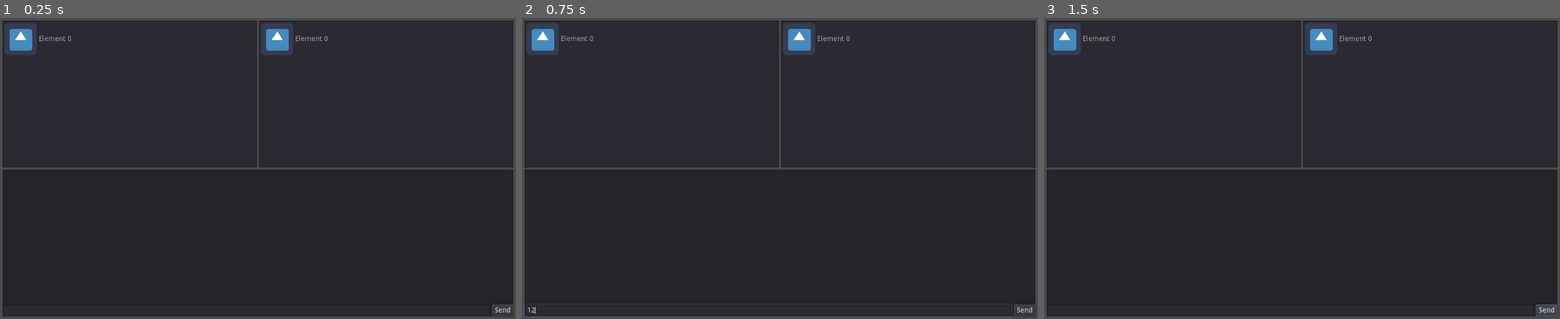
Above: before the commit, frames 1-3 (left to right).
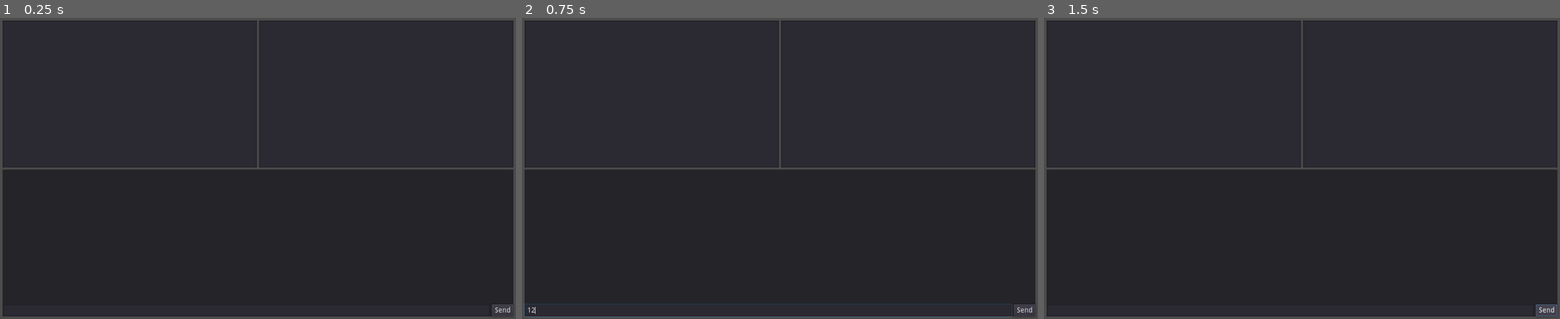
Above: after the commit, the same moments.

Repository: MrJustreborn/BattleMess
Game: Godot game, scene res://ui/lobby.tscn
Same seed, same stepped clock (60 frames per second), same inputs: the game is played once before the commit and once after it. This scene is started directly instead of the project's main scene. The engine's default icon, where the game draws it, is replaced by a stand-in: a white triangle on a blue panel in a dark square.
Inputs (mouse positions are in pixels of both pictures, inside the frame that each line leads up to):
- Up to frame 1 (0.25 s): no input
- Up to frame 2 (0.75 s): click (769, 309) at 0.52 s; type "12" at 0.6 s
- Up to frame 3 (1.5 s): click "Send" at 1.25 s

The runs differ from the first frame. In frame 1, 1.4% of the frame differs, in the area x 0-64%, y 1-13%; in frame 2, 1.4%; in frame 3, 1.4%.

Commit message:
Use signal for players added

Diff:
--- a/godot/singelton/network.gd
+++ b/godot/singelton/network.gd
@@ -3,6 +3,8 @@
 onready var globals = $"/root/globals";
 
 var players = {};
+
+signal updated_players(list)
 
 func _ready():
 	print("\n===\n")
@@ -79,6 +81,7 @@
 remote func update_player_list():
 	for x in players:
 		print("Player: ", x, " -> ", players[x]);
+	emit_signal("updated_players", players) # todo: is this the right place?
 
 
 
--- a/godot/ui/lobby.gd
+++ b/godot/ui/lobby.gd
@@ -8,12 +8,10 @@
 onready var team_2 = $VBoxContainer/HBoxContainer/Panel2/ItemList
 
 func _ready():
-	get_tree().connect("network_peer_connected", self, "_player_connected")
-	pass
+	network.connect("updated_players", self, "_player_connected");
+	_update_player_list();
 
-func _player_connected(id):
-	yield(get_tree(), "idle_frame");
-	yield(get_tree(), "idle_frame");
+func _player_connected(newList):
 	rpc("_update_player_list")
 
 remotesync func _update_player_list():
--- a/godot/ui/main_menu.gd
+++ b/godot/ui/main_menu.gd
@@ -5,6 +5,7 @@
 onready var port = get_node("VBoxContainer/HBoxContainer2/port");
 onready var player_name = get_node("VBoxContainer/HBoxContainer3/name");
 onready var level_select_popup = $WindowDialog
+onready var team_select_popup = $WindowDialog2
 
 func _ready():
 	pass
@@ -18,6 +19,8 @@
 	_set_address()
 	level_select_popup.popup_centered()
 	yield(level_select_popup, "hide");
+	team_select_popup.popup_centered()
+	yield(team_select_popup, "hide");
 	if $"/root/network".host_server() == OK:
 		get_tree().change_scene("res://ui/lobby.tscn"); #TODO: goto lobby
 	else:
@@ -26,6 +29,8 @@
 
 func _on_Join_pressed():
 	_set_address()
+	team_select_popup.popup_centered()
+	yield(team_select_popup, "hide");
 	if $"/root/network".join_server() == OK:
 		get_tree().change_scene("res://ui/lobby.tscn"); #TODO: goto lobby
 	else:
--- a/godot/ui/main_menu.tscn
+++ b/godot/ui/main_menu.tscn
@@ -176,5 +176,32 @@
 margin_right = 41.0
 margin_bottom = 20.0
 text = "Start"
+
+[node name="WindowDialog2" type="WindowDialog" parent="."]
+margin_left = 20.0
+margin_top = 238.0
+margin_right = 553.0
+margin_bottom = 492.0
+
+[node name="HBoxContainer" type="HBoxContainer" parent="WindowDialog2"]
+anchor_right = 1.0
+anchor_bottom = 1.0
+size_flags_horizontal = 3
+size_flags_vertical = 3
+
+[node name="Button" type="Button" parent="WindowDialog2/HBoxContainer"]
+margin_right = 264.0
+margin_bottom = 254.0
+size_flags_horizontal = 3
+size_flags_vertical = 3
+text = "Team 1"
+
+[node name="Button2" type="Button" parent="WindowDialog2/HBoxContainer"]
+margin_left = 268.0
+margin_right = 533.0
+margin_bottom = 254.0
+size_flags_horizontal = 3
+size_flags_vertical = 3
+text = "Team 2"
 [connection signal="pressed" from="VBoxContainer/HBoxContainer/Host" to="." method="_on_Host_pressed"]
 [connection signal="pressed" from="VBoxContainer/HBoxContainer/Join" to="." method="_on_Join_pressed"]
